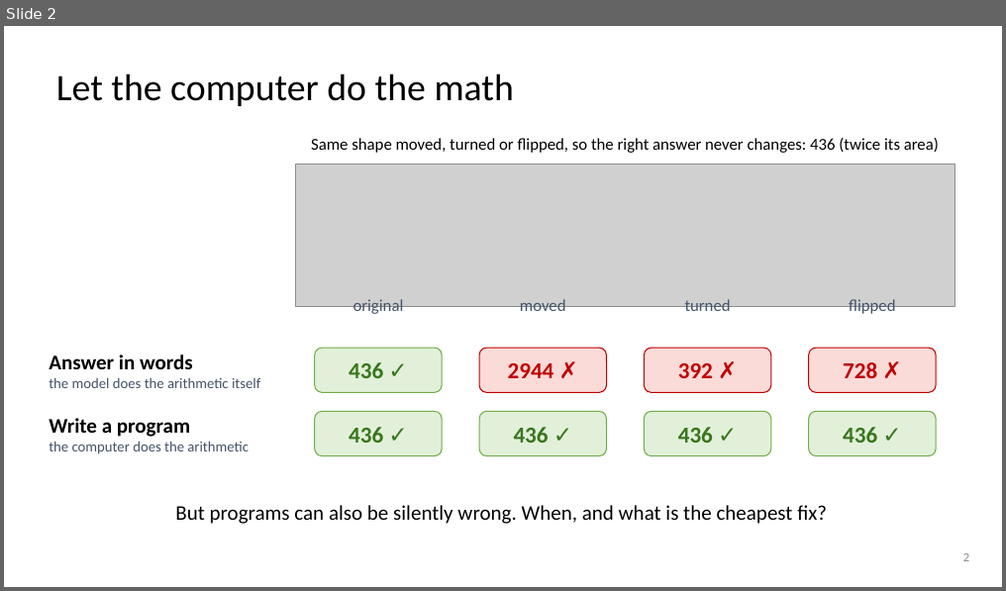
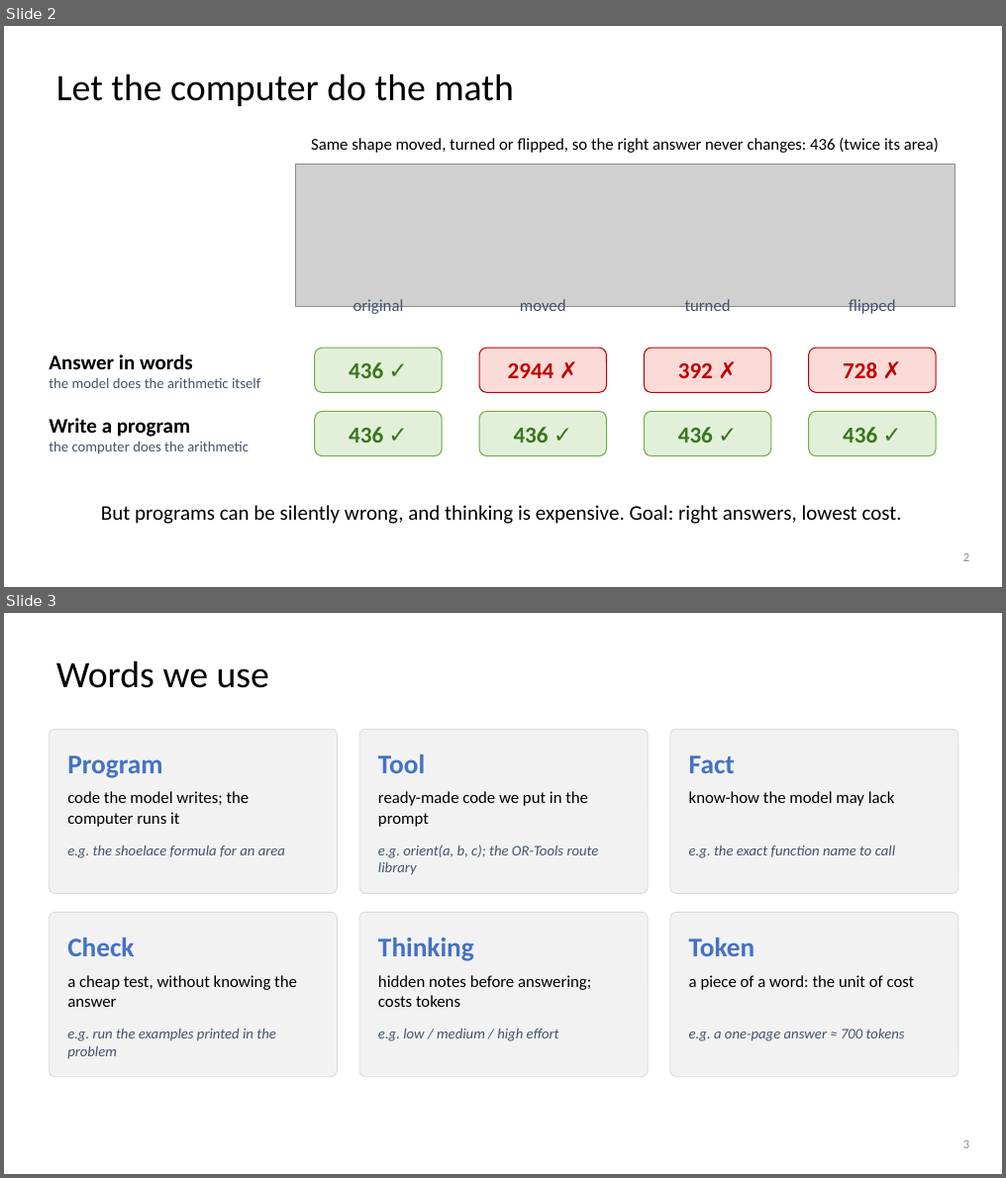
Before and after one commit to dlwns147/CSED490E_Project_Team5, a slide deck: PROPOSAL_slides.pptx. Shown one above the other, each under a label of ours: slide 2 before the commit, slides 2 and 3 after it. The pictures are 1006x591 and 1006x1178 pixels, drawn with LibreOffice and Linux fonts; fonts in the diff are those of the drawing; grey boxes stand for pictures. Boxes give left, top, right and bottom in pixels: in the first picture for what was removed or moved away, otherwise in the second. Text is boxed around its words. In the diff, an @@ line names an element or a change of style, - is before the commit and + after.

```diff
--- a/PROPOSAL_slides.pptx
+++ b/PROPOSAL_slides.pptx
@@ slide 3 added at [4, 613, 1002, 1174], background #FFFFFF @@
@@ title added at [56, 661, 269, 688], 36 pt, text #000000 @@
+Words we use
@@ rounded rectangle added at [49, 729, 338, 894], fill #F2F2F2, outline #D9D9D9 0.75 pt @@
@@ rounded rectangle added at [359, 729, 648, 894], fill #F2F2F2, outline #D9D9D9 0.75 pt @@
@@ rounded rectangle added at [670, 729, 958, 894], fill #F2F2F2, outline #D9D9D9 0.75 pt @@
@@ text added at [67, 756, 162, 778], 26 pt, text #4472C4, bold @@
+Program
@@ text added at [378, 755, 425, 773], 26 pt, text #4472C4, bold @@
+Tool
@@ text added at [689, 756, 735, 773], 26 pt, text #4472C4, bold @@
+Fact
@@ text added at [67, 791, 250, 827], 16 pt, text #000000 @@
+code the model writes; the computer runs it
@@ text added at [378, 791, 588, 827], 16 pt, text #000000 @@
+ready-made code we put in the prompt
@@ text added at [689, 791, 895, 806], 16 pt, text #000000 @@
+know-how the model may lack
@@ text added at [67, 846, 285, 859], 14 pt, text #44546A, italic @@
+e.g. the shoelace formula for an area
@@ text added at [378, 845, 599, 875], 14 pt, text #44546A, italic @@
+e.g. orient(a, b, c); the OR-Tools route library
@@ text added at [689, 846, 895, 859], 14 pt, text #44546A, italic @@
+e.g. the exact function name to call
@@ rounded rectangle added at [49, 912, 338, 1077], fill #F2F2F2, outline #D9D9D9 0.75 pt @@
@@ text added at [67, 938, 134, 957], 26 pt, text #4472C4, bold @@
+Check
@@ rounded rectangle added at [359, 912, 648, 1077], fill #F2F2F2, outline #D9D9D9 0.75 pt @@
@@ text added at [378, 938, 474, 961], 26 pt, text #4472C4, bold @@
+Thinking
@@ rounded rectangle added at [670, 912, 958, 1077], fill #F2F2F2, outline #D9D9D9 0.75 pt @@
@@ text added at [689, 938, 755, 957], 26 pt, text #4472C4, bold @@
+Token
@@ text added at [67, 975, 297, 1007], 16 pt, text #000000 @@
+a cheap test, without knowing the answer
@@ text added at [378, 975, 591, 1007], 16 pt, text #000000 @@
+hidden notes before answering; costs tokens
@@ text added at [689, 975, 915, 990], 16 pt, text #000000 @@
+a piece of a word: the unit of cost
@@ text added at [67, 1029, 276, 1059], 14 pt, text #44546A, italic @@
+e.g. run the examples printed in the problem
@@ text added at [378, 1029, 559, 1042], 14 pt, text #44546A, italic @@
+e.g. low / medium / high effort
@@ text added at [689, 1029, 905, 1042], 14 pt, text #44546A, italic @@
+e.g. a one-page answer ≈ 700 tokens
@@ page number added at [963, 1141, 969, 1149], 12 pt, text #8C8C8C @@
+3
@@ slide 2 changed as well @@
@@ text at [101, 505, 902, 524]: text changed @@
-But programs can also be silently wrong. When, and what is the cheapest fix?
+But programs can be silently wrong, and thinking is expensive. Goal: right answers, lowest cost.
```
Also in this commit, not shown: 5 other slides changed, 4 other slides added, 4 slides removed, 16 other files.
